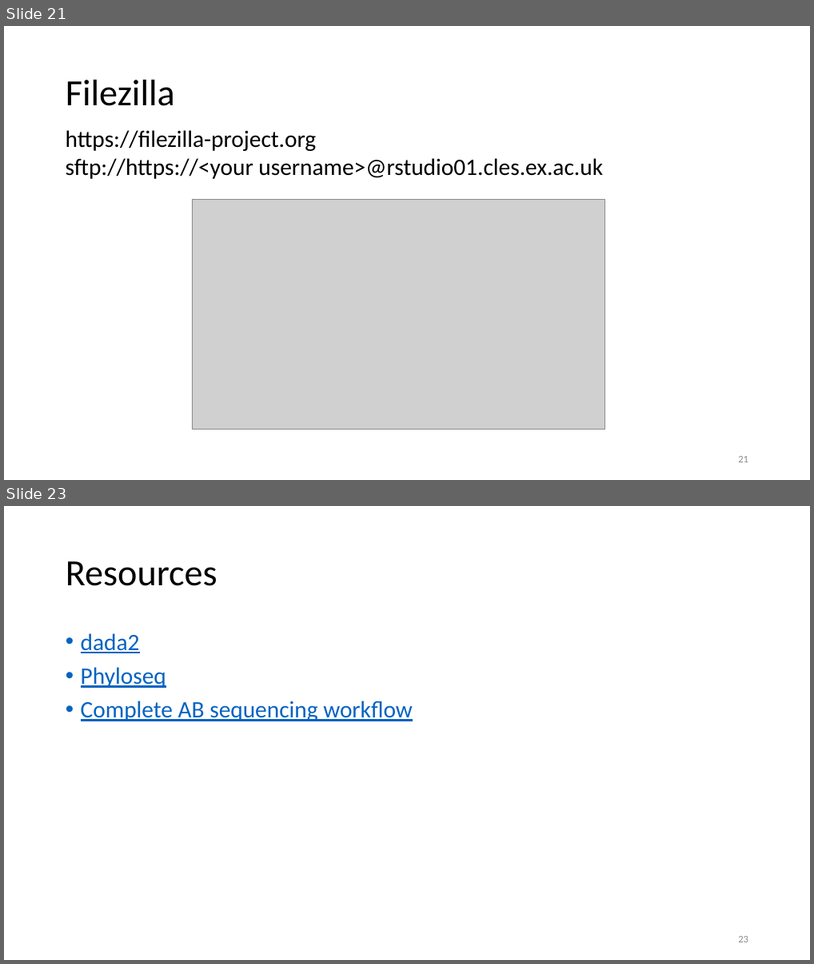
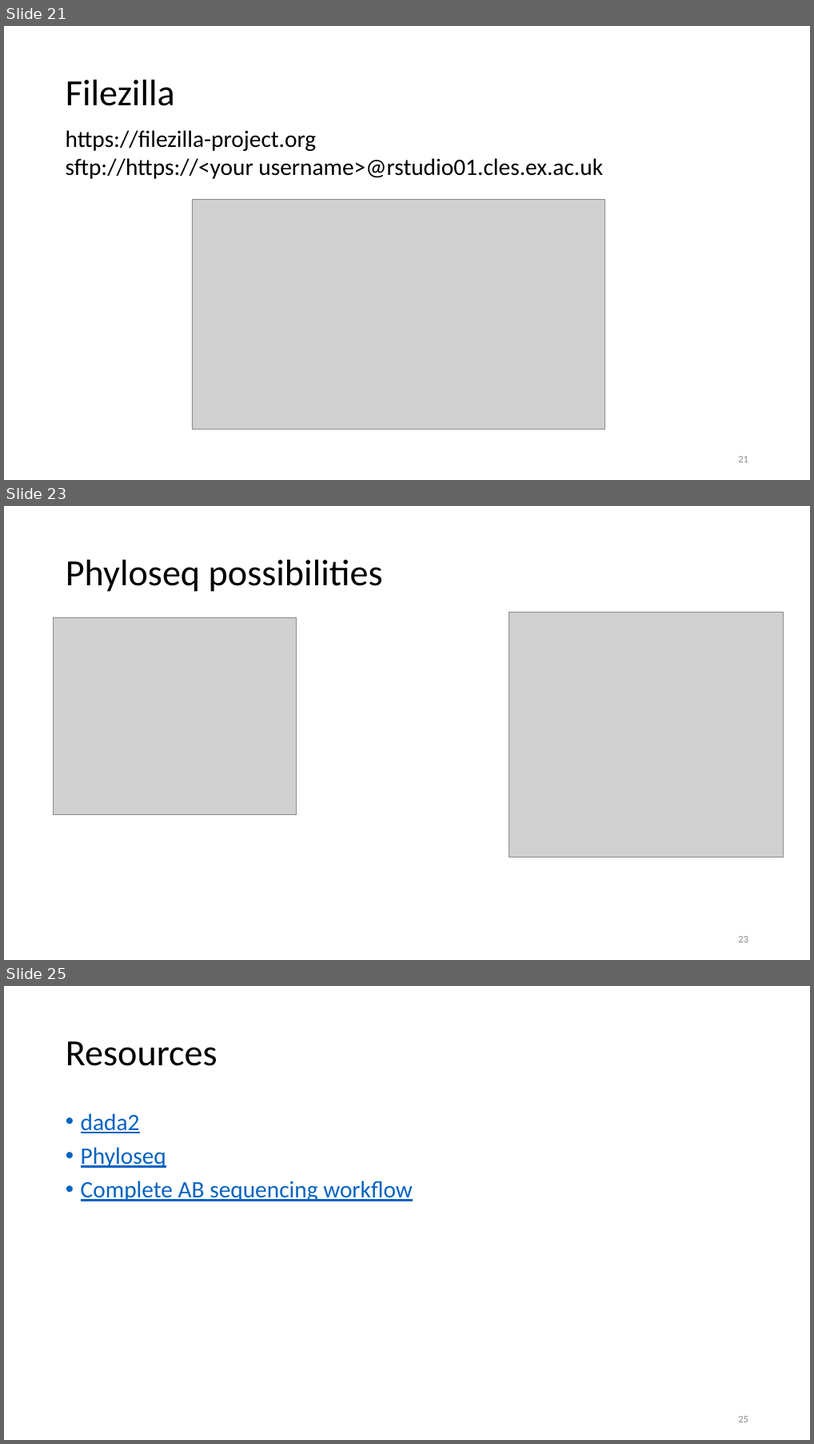
Before and after one commit to padpadpadpad/dada2_pipeline_R, a slide deck: workshop/dada2_workflow_intro.pptx. Shown one above the other, each under a label of ours: slides 21 and 23 before the commit, slides 21, 23 and 25 after it; the slides between them are not shown. The pictures are 814x964 and 814x1444 pixels, drawn with LibreOffice and Linux fonts; fonts in the diff are those of the drawing; grey boxes stand for pictures. Boxes give left, top, right and bottom in pixels: in the first picture for what was removed or moved away, otherwise in the second. Text is boxed around its words. In the diff, an @@ line names an element or a change of style, - is before the commit and + after.

```diff
--- a/workshop/dada2_workflow_intro.pptx
+++ b/workshop/dada2_workflow_intro.pptx
@@ slide 23 added at bbox=[4, 506, 810, 960], background #FFFFFF @@
@@ title added at bbox=[66, 560, 383, 592], 44 pt, text #000000 @@
+Phyloseq possibilities
@@ picture added at bbox=[54, 618, 296, 814] @@
@@ picture added at bbox=[509, 612, 784, 857] @@
@@ page number added at bbox=[738, 936, 749, 942], 12 pt, text #8C8C8C @@
+23
@@ what was slide 23 is now slide 25 @@
```
Also in this commit, not shown: 4 slides changed, 1 other slide added, 1 slide removed, 2 other files.
